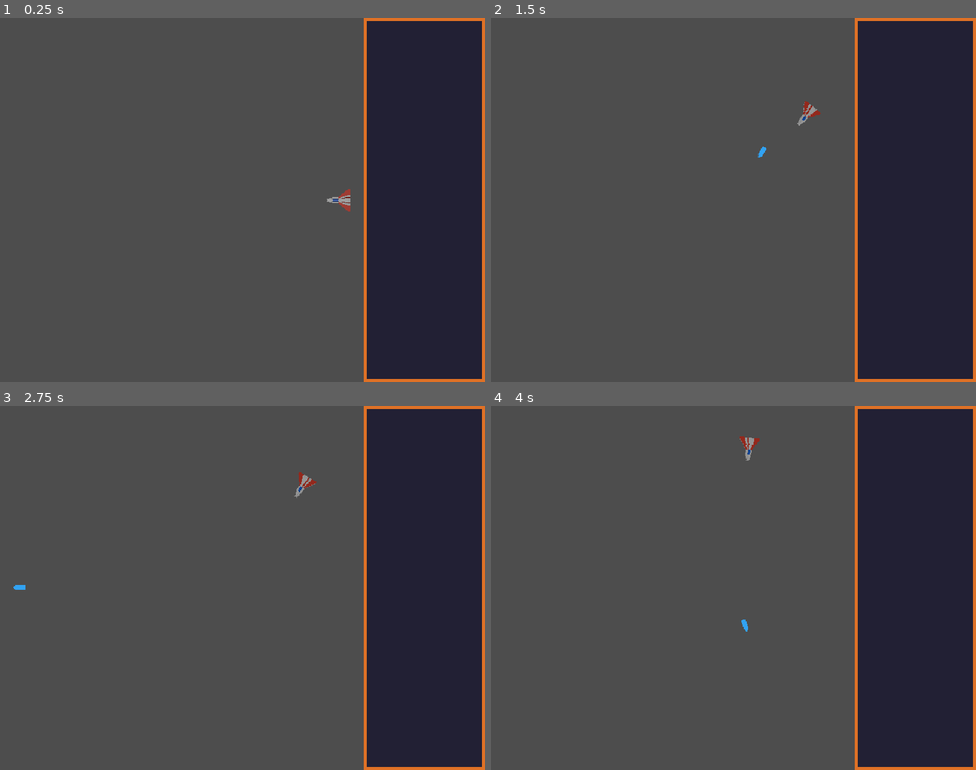
Above: before the commit, frames 1-4 (two rows, left to right).
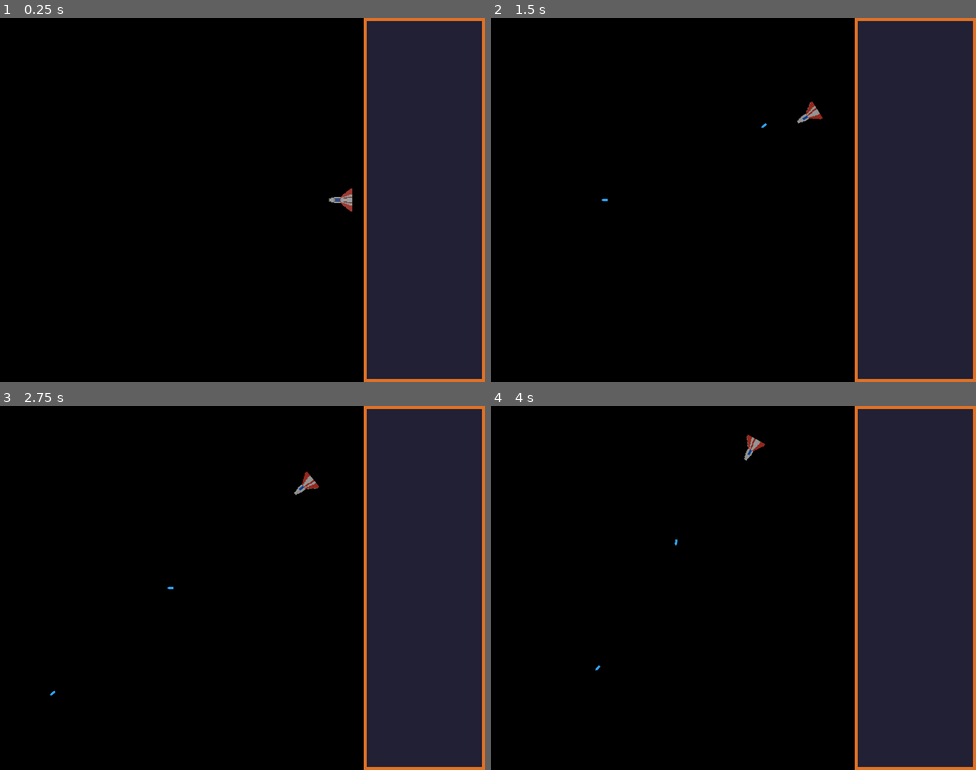
Above: after the commit, the same moments.

Repository: FrozenWellGames/moray_game_jam_2025
Game: Godot game, scene res://Game/game.tscn
The game is run twice, just before and just after one commit, with the same random seed, the same clock (stepped at 60 frames per second) and the same inputs.
Inputs:
- Up to frame 1 (0.25 s): no input
- Up to frame 2 (1.5 s): tap Enter at 0.5 s; hold Right (move_right) 0.53-1.28 s; hold Ctrl (fire) 0.53-1.28 s; hold Left (move_left) from 1.28 s (still down); tap Ctrl (fire) at 1.35 s
- Up to frame 3 (2.75 s): release Left (move_left) at 2.03 s; hold Right (move_right) from 2.03 s (still down); hold Ctrl (fire) from 2.03 s (still down)
- Up to frame 4 (4 s): release Ctrl (fire) at 2.78 s; tap Ctrl (fire) at 2.85 s; release Right (move_right) at 3.53 s; hold Left (move_left) from 3.53 s (still down); hold Ctrl (fire) from 3.53 s (still down)

The runs differ from the first frame. In frame 1, 75% of the frame differs, in the area x 0-75%, y 0-100%; in frame 2, 75%; in frame 3, 75%; in frame 4, 75%.

Commit message:
fixed player rotation

Diff:
--- a/Game/game.tscn
+++ b/Game/game.tscn
@@ -10,9 +10,14 @@
 
 [node name="EffectSpawner" parent="." instance=ExtResource("3_7raqb")]
 
-[node name="Player" parent="." instance=ExtResource("2_1r4le")]
+[node name="Player" parent="." node_paths=PackedStringArray("rotation_center") instance=ExtResource("2_1r4le")]
+rotation_center = NodePath("../RotationCenter")
 
 [node name="Sprite2D" type="Sprite2D" parent="."]
-position = Vector2(480, 0)
+position = Vector2(960, 0)
+scale = Vector2(2, 2)
 texture = ExtResource("4_jcm6v")
 centered = false
+
+[node name="RotationCenter" type="Marker2D" parent="."]
+position = Vector2(480, 480)
--- a/Player/components/scripts/movement_component.gd
+++ b/Player/components/scripts/movement_component.gd
@@ -6,11 +6,12 @@
 
 var angle = 0.0
 
-func handle_movement(player_body: CharacterBody2D, direction: float, delta: float) -> void:
+func handle_movement(player_body: CharacterBody2D, direction: float, delta: float, rotation_center: Marker2D) -> void:
 	var screen_size = player_body.get_viewport_rect().size
-	var radius = min(screen_size.x, screen_size.y) / 2 - 30
+	var radius = min(screen_size.x, screen_size.y) / 2 - 60
 
 	angle -= direction * speed * delta
 
-	player_body.position.x = (screen_size.x / 100)*37 + radius * cos(angle)
-	player_body.position.y = screen_size.y / 2 + radius * sin(angle)
+	player_body.position.x = rotation_center.position.x + radius * cos(angle)
+	player_body.position.y = rotation_center.position.y + radius * sin(angle)
+	print((screen_size.x / 100) * 37)
--- a/Player/components/scripts/rotation_component.gd
+++ b/Player/components/scripts/rotation_component.gd
@@ -2,8 +2,7 @@
 extends Node
 
 
-func handle_rotation(player_body: CharacterBody2D) -> void:
-	var screen_center = get_viewport().get_visible_rect().size / 2
-	var direction = (Vector2(screen_center.x, screen_center.y) - player_body.global_position).normalized()
+func handle_rotation(player_body: CharacterBody2D, rotation_center: Marker2D) -> void:
+	var direction = (Vector2(rotation_center.position.x, rotation_center.position.y) - player_body.global_position).normalized()
 	player_body.angle = direction.angle()
 	player_body.rotation = player_body.angle
--- a/Player/player.gd
+++ b/Player/player.gd
@@ -6,12 +6,13 @@
 @export var rotation_component: RotationComponent
 @export var fire_component: FireComponent
 @export var animation_component: AnimationComponent
+@export var rotation_center: Marker2D
 
 var angle = 0.0
 
 
 func _process(delta: float) -> void:
-	movement_component.handle_movement(self, input_component.input_horizontal, delta)
-	rotation_component.handle_rotation(self)
+	movement_component.handle_movement(self, input_component.input_horizontal, delta, rotation_center)
+	rotation_component.handle_rotation(self, rotation_center)
 	fire_component.handle_fire(self, input_component.get_fire_input_just_pressed())
 	animation_component.handle_player_animation(input_component.input_horizontal)
--- a/Player/player.tscn
+++ b/Player/player.tscn
@@ -103,11 +103,12 @@
 shape = SubResource("RectangleShape2D_bk3v5")
 
 [node name="Sprite2D" type="Sprite2D" parent="."]
+scale = Vector2(2, 2)
 texture = ExtResource("7_od3ui")
 hframes = 3
 
 [node name="BulletSpawnPoint" type="Marker2D" parent="."]
-position = Vector2(12, 1)
+position = Vector2(32, 0)
 
 [node name="AnimationPlayer" type="AnimationPlayer" parent="."]
 libraries = {
--- a/Player/player_laser.tscn
+++ b/Player/player_laser.tscn
@@ -4,6 +4,8 @@
 [ext_resource type="Texture2D" uid="uid://c2oio2liu3qoe" path="res://Assets/missile_placeholder.png" id="2_ge2j6"]
 
 [sub_resource type="CapsuleShape2D" id="CapsuleShape2D_sbrsl"]
+radius = 3.0
+height = 18.0
 
 [node name="PlayerLaser" type="Node2D"]
 script = ExtResource("1_6jnck")
@@ -11,12 +13,16 @@
 [node name="Area2D" type="Area2D" parent="."]
 
 [node name="CollisionShape2D" type="CollisionShape2D" parent="Area2D"]
+position = Vector2(9, 0)
+rotation = 1.5708
 shape = SubResource("CapsuleShape2D_sbrsl")
 
 [node name="Sprite2D" type="Sprite2D" parent="."]
+position = Vector2(8, 0)
 texture = ExtResource("2_ge2j6")
 
 [node name="VisibleOnScreenNotifier2D" type="VisibleOnScreenNotifier2D" parent="."]
+position = Vector2(8, 0)
 scale = Vector2(0.8, 0.3)
 
 [connection signal="screen_exited" from="VisibleOnScreenNotifier2D" to="." method="_on_visible_on_screen_notifier_2d_screen_exited"]
--- a/project.godot
+++ b/project.godot
@@ -21,8 +21,8 @@
 
 [display]
 
-window/size/viewport_width=640
-window/size/viewport_height=480
+window/size/viewport_width=1280
+window/size/viewport_height=960
 window/size/window_width_override=1280
 window/size/window_height_override=960
 window/stretch/mode="viewport"
@@ -56,4 +56,5 @@
 [rendering]
 
 textures/canvas_textures/default_texture_filter=0
-2d/snap/snap_2d_transforms_to_pixel=true
+environment/defaults/default_clear_color=Color(0.014267, 0.0306899, 0.153125, 1)
+viewport/transparent_background=true
